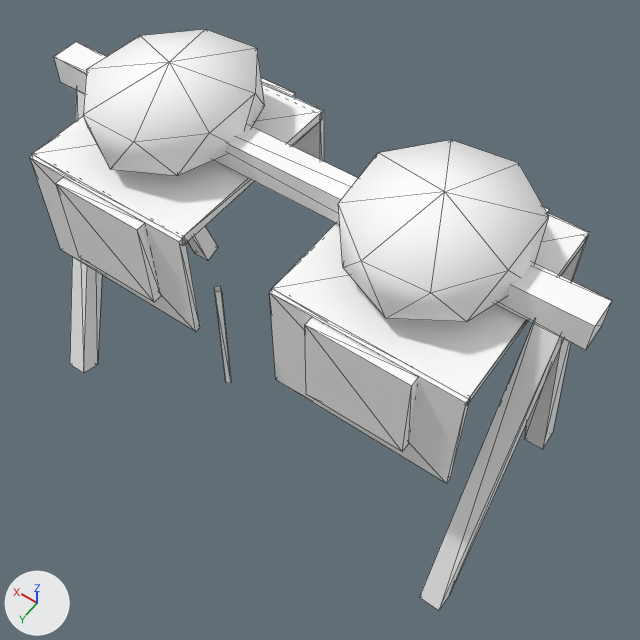
The glTF model games/yorimichi/assets/belmonte/meshes/SM_BM_BE_SaddleRack.glb as it was, and as the next commit left it.
One viewpoint serves both versions: a 50 mm camera at (-1.053, 1.379, 2.677) aimed at (-0.09, 0.031, 0.559). Every picture has the same lights, and +X, +Y and +Z are marked at lower left. The picture after the commit comes second. Mesh edges are drawn as thin lines. Vertices at exactly the same position are counted once.

Names of what the first picture shows: 'SM_BM_BE_SaddleRack'.
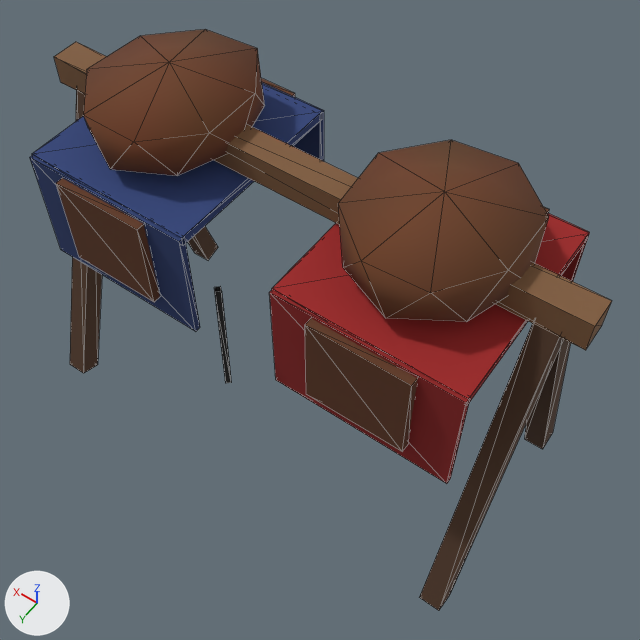
Where the change shows, as pixel boxes (x1, y1, x2, y2) in the pictures (640 x 640 px):
```json
{"part": 1, "of": "me_sm_be_saddlerack", "change": "recoloured", "before": [30, 78, 590, 610], "after": [30, 78, 590, 610]}
{"part": 2, "of": "me_sm_be_saddlerack", "change": "recoloured", "before": [54, 29, 612, 483], "after": [54, 29, 612, 483], "on screen": "white to brown"}
{"part": 3, "of": "me_sm_be_saddlerack", "change": "recoloured", "before": [30, 82, 324, 383], "after": [30, 82, 324, 383], "on screen": "white to dark blue"}
```

Edits to the scene script, one JSON object a line:
```json
{"block": "me_sm_be_saddlerack", "where": "me_sm_be_saddlerack.from_pydata(...)  # 164 vertices, 252 faces; spans x -0.85..0.85, y -0.38..0.38, z -0.01..1.25"}
{"block": "me_sm_be_saddlerack", "where": "# used by ob_sm_bm_be_saddlerack; location = (0.0, 0.0, 0.0)"}
{"block": "me_sm_be_saddlerack", "change": "me_sm_be_saddlerack part 1: 138 faces centred in x -0.78..0.78, y -0.36..0.36, z 0.0..1.15 are repainted in the vertex colours; the middle colour goes from white #ffffff to brown #603821"}
{"block": "me_sm_be_saddlerack", "change": "me_sm_be_saddlerack part 2: 78 faces centred in x -0.85..0.85, y -0.34..0.35, z 0.63..1.21 are repainted in the vertex colours; the middle colour goes from white #ffffff to brown #803a20"}
{"block": "me_sm_be_saddlerack", "change": "me_sm_be_saddlerack part 3: 36 faces centred in x -0.01..0.69, y -0.32..0.36, z 0.63..1.01 are repainted in the vertex colours; the middle colour goes from white #ffffff to dark blue #293c6e"}
```
